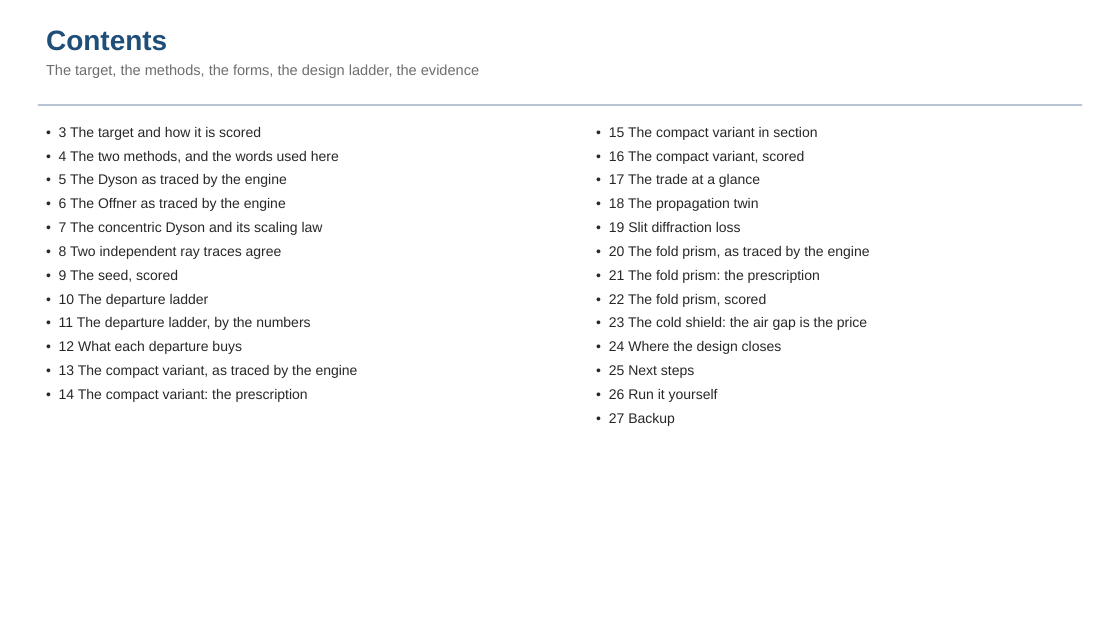
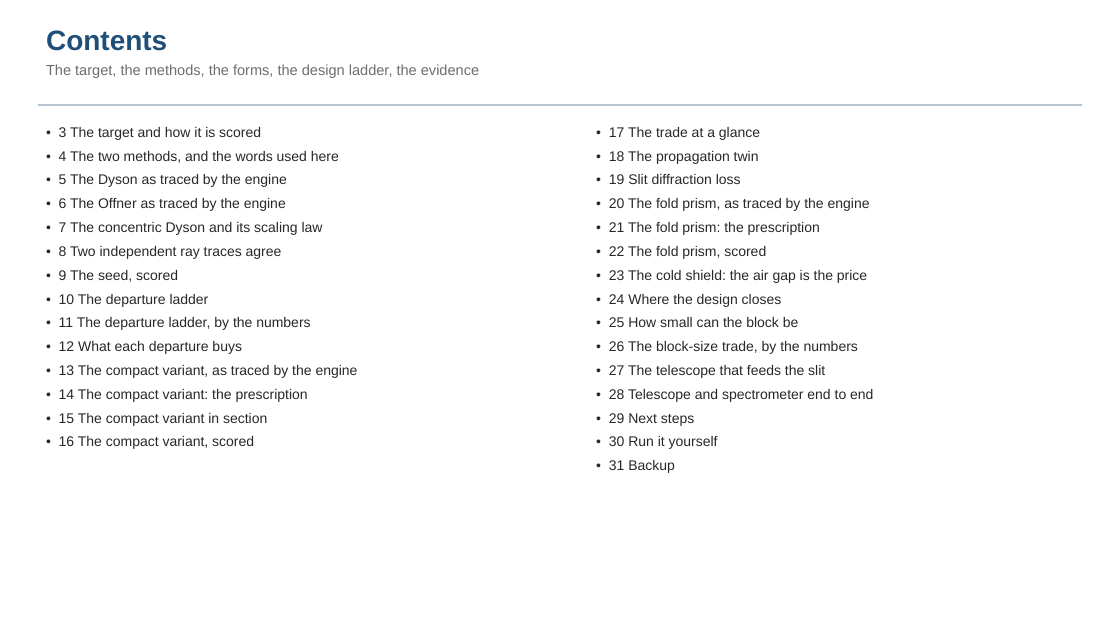
Before and after one commit to nasa-jpl/macos, a slide deck: slide 2 of demo_session/deck_dyson_baseline.pptx. Drawn at 1120x630 pixels with LibreOffice and Linux fonts; fonts in the diff are those of the drawing. Boxes give left, top, right and bottom in pixels: in the first picture for what was removed or moved away, otherwise in the second. Text is boxed around its words. In the diff, an @@ line names an element or a change of style, - is before the commit and + after.

```diff
--- a/demo_session/deck_dyson_baseline.pptx
+++ b/demo_session/deck_dyson_baseline.pptx
@@ text at (609,127,817,164): paragraphs removed @@
-• 15 The compact variant in section
-• 16 The compact variant, scored
@@ text at (609,317,873,473): text changed @@
-• 25 Next steps
-• 26 Run it yourself
-• 27 Backup
+• 25 How small can the block be
+• 26 The block-size trade, by the numbers
+• 27 The telescope that feeds the slit
+• 28 Telescope and spectrometer end to end
+• 29 Next steps
+• 30 Run it yourself
+• 31 Backup
@@ text at (59,413,267,449): paragraphs added @@
+• 15 The compact variant in section
+• 16 The compact variant, scored
```
Also in this commit, not shown: 6 other slides changed, 7 slides added, 6 other files.
